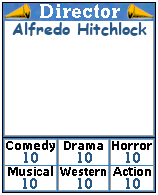
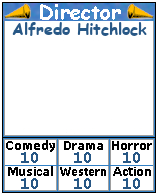
Before/after of a 158 x 195 layered artwork. What changed in the layer stack:
painted on "Director" over [40, 4, 121, 20]
painted on "10 #5" over [123, 178, 131, 189]
painted on "10 #4" over [74, 178, 92, 189]
painted on "10 #3" over [21, 178, 38, 189]
painted on "10 #2" over [123, 152, 131, 163]
painted on "10 #1" over [74, 152, 92, 163]
painted on "10" over [21, 152, 29, 163]
